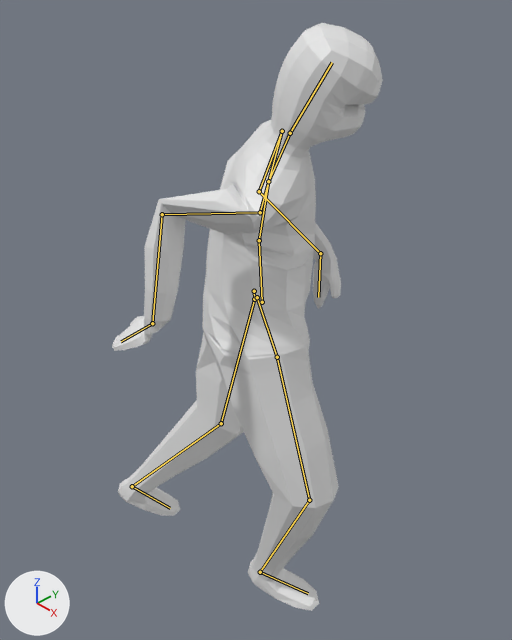
Before and after pictures for a commit that changed the Blender file models/ModelTraining/modeling101_torig.blend.
Both versions are drawn from a camera (50 mm lens) standing at (5.0, -4.81, 3.24) and looking at (-0.33, 0.17, -1.19). Every picture has the same lights, and +X, +Y and +Z are marked at lower left. Both versions are drawn at frame 62 of the action 'ArmatureAction'; the numbers are the values there. The bones that bend it are drawn over the model as lines.
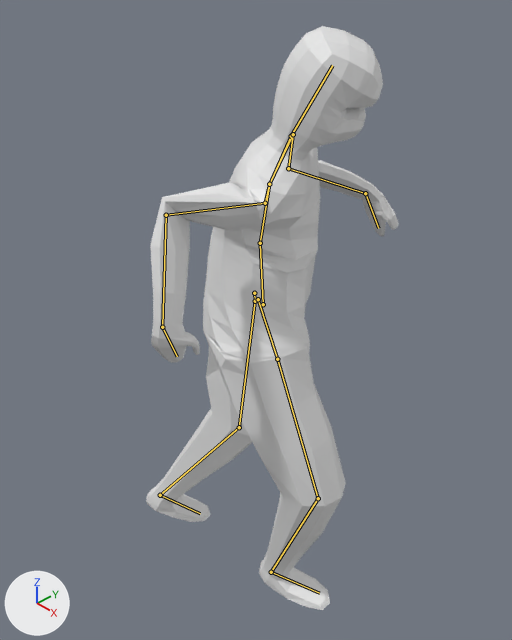
Location of each change, (x1, y1, x2, y2) in pixels of the pictures (512 x 640 px):
'Cube', posed (7% narrower): before (112, 23, 383, 611); after (146, 26, 399, 610)
bone 'pec.l', root to tip: before (268, 181) to (282, 131); after (269, 184) to (293, 134)
bone 'shouder.l', root to tip: before (282, 131) to (259, 191); after (293, 134) to (288, 168)
bone 'pec.r', root to tip: before (268, 181) to (260, 212); after (269, 184) to (265, 203)
bone 'hand.r', root to tip: before (152, 323) to (121, 341); after (162, 327) to (177, 356)
bone 'pelvis.l', root to tip: before (254, 291) to (254, 299); after (254, 293) to (255, 301)
bone 'thigh.l', root to tip: before (254, 299) to (221, 423); after (255, 301) to (239, 427)
bone 'shin.l', root to tip: before (221, 423) to (132, 486); after (239, 427) to (160, 495)
bone 'pelvis.r', root to tip: before (257, 297) to (277, 357); after (258, 299) to (277, 359)
bone 'thigh.r', root to tip: before (277, 357) to (309, 500); after (277, 359) to (318, 498)
bone 'foot.r', root to tip: before (260, 572) to (308, 593); after (271, 572) to (319, 593)

Patch to the scene script:
```diff
--- a/models/ModelTraining/modeling101_torig.blend.py
+++ b/models/ModelTraining/modeling101_torig.blend.py
@@ bone_pec_l @@
 bone_pec_l = bpy.data.objects['Armature'].pose.bones['pec.l']  # child of 'Bone.001'
-bone_pec_l.rotation_quaternion = (0.985, -0.04, -0.129, -0.108)  # degrees (-3, -15, -12)
+bone_pec_l.rotation_quaternion = (0.977, -0.114, -0.155, -0.109)  # degrees (-12, -19, -11)
@@ bone_shouder_l @@
 bone_shouder_l = bpy.data.objects['Armature'].pose.bones['shouder.l']  # child of 'pec.l'
-bone_shouder_l.rotation_quaternion = (0.923, 0.137, 0.259, 0.25)  # degrees (25, 24, 36)
+bone_shouder_l.rotation_quaternion = (0.957, 0.156, 0.035, 0.022)  # degrees (19, 4, 3)
@@ bone_pec_r @@
 bone_pec_r = bpy.data.objects['Armature'].pose.bones['pec.r']  # child of 'Bone.001'
-bone_pec_r.rotation_quaternion = (0.993, 0.006, 0.056, 0.101)  # degrees (1, 6, 12)
+bone_pec_r.rotation_quaternion = (0.975, -0.016, 0.091, 0.175)  # degrees (0, 11, 20)
@@ bone_hand_r @@
 bone_hand_r = bpy.data.objects['Armature'].pose.bones['hand.r']  # child of 'forearm.r'
-bone_hand_r.rotation_quaternion = (0.78, -0.041, -0.484, -0.393)  # degrees (31, -52, -69)
+bone_hand_r.rotation_quaternion = (0.462, -0.129, 0.085, -0.115)  # degrees (-34, 11, -32)
@@ bone_pelvis_l @@
 bone_pelvis_l = bpy.data.objects['Armature'].pose.bones['pelvis.l']
-bone_pelvis_l.location = (-0.05, -0.07, 0.11)
+bone_pelvis_l.location = (-0.04, -0.06, 0.09)
@@ bone_thigh_l @@
 bone_thigh_l = bpy.data.objects['Armature'].pose.bones['thigh.l']  # child of 'pelvis.l'
-bone_thigh_l.rotation_quaternion = (0.971, -0.084, 0.204, 0.087)  # degrees (-8, 24, 9)
+bone_thigh_l.rotation_quaternion = (0.969, -0.078, 0.216, 0.025)  # degrees (-9, 25, 1)
@@ bone_shin_l @@
 bone_shin_l = bpy.data.objects['Armature'].pose.bones['shin.l']  # child of 'thigh.l'
-bone_shin_l.rotation_quaternion = (0.956, 0.071, -0.044, 0.28)  # degrees (6, -7, 32)
+bone_shin_l.rotation_quaternion = (0.953, 0.069, -0.046, 0.292)  # degrees (6, -7, 34)
@@ bone_pelvis_r @@
 bone_pelvis_r = bpy.data.objects['Armature'].pose.bones['pelvis.r']
-bone_pelvis_r.location = (0.02, -0.04, 0.05)
+bone_pelvis_r.location = (0.02, -0.02, 0.03)
@@ bone_thigh_r @@
 bone_thigh_r = bpy.data.objects['Armature'].pose.bones['thigh.r']  # child of 'pelvis.r'
-bone_thigh_r.rotation_quaternion = (0.987, 0.111, -0.057, 0.096)  # degrees (12, -8, 10)
+bone_thigh_r.rotation_quaternion = (0.976, 0.111, -0.08, 0.119)  # degrees (12, -11, 13)
@@ bone_foot_r @@
 bone_foot_r = bpy.data.objects['Armature'].pose.bones['foot.r']  # child of 'shin.r'
-bone_foot_r.rotation_quaternion = (0.973, 0.188, 0.075, 0.112)  # degrees (23, 6, 14)
+bone_foot_r.rotation_quaternion = (0.956, 0.246, 0.081, 0.169)  # degrees (30, 4, 21)
```
